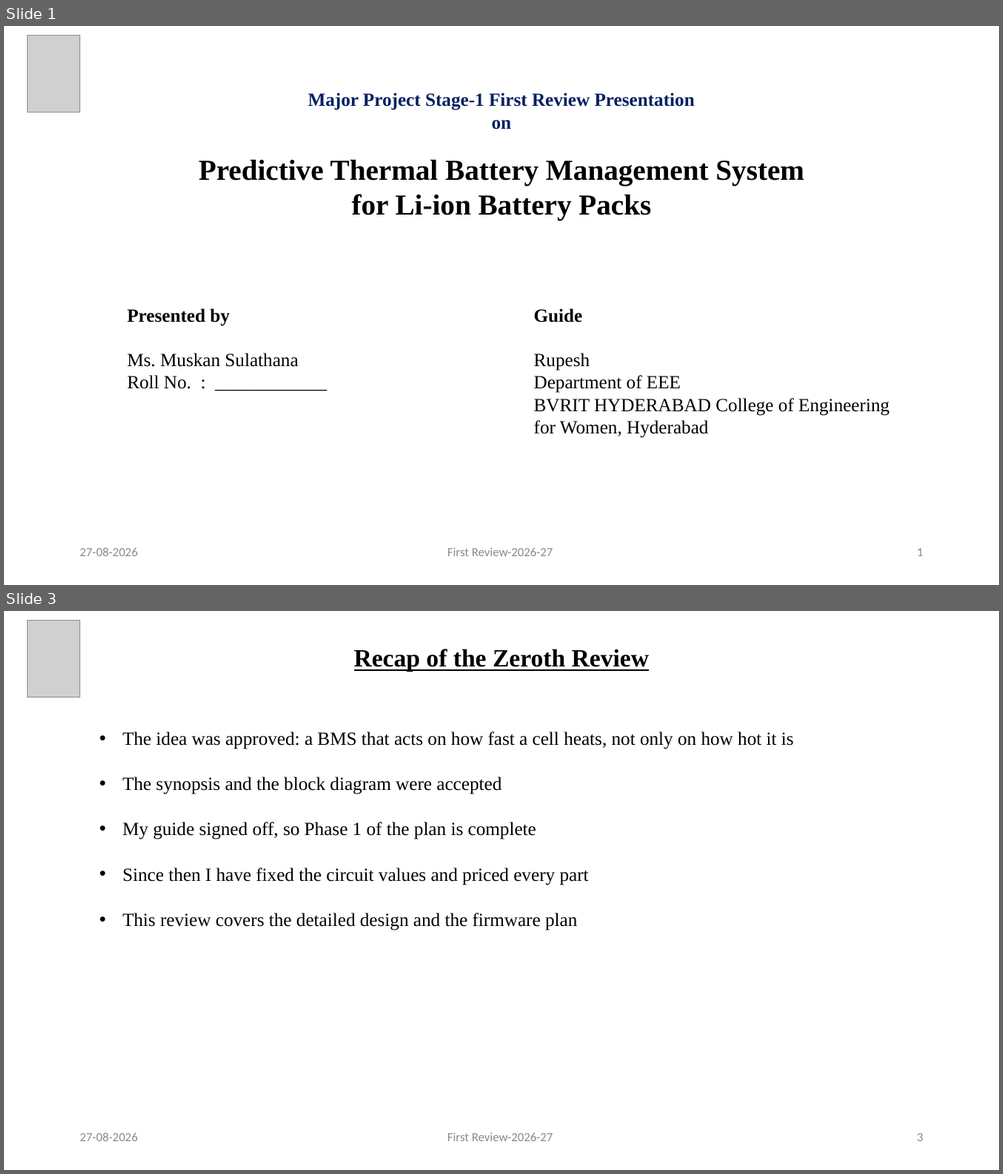
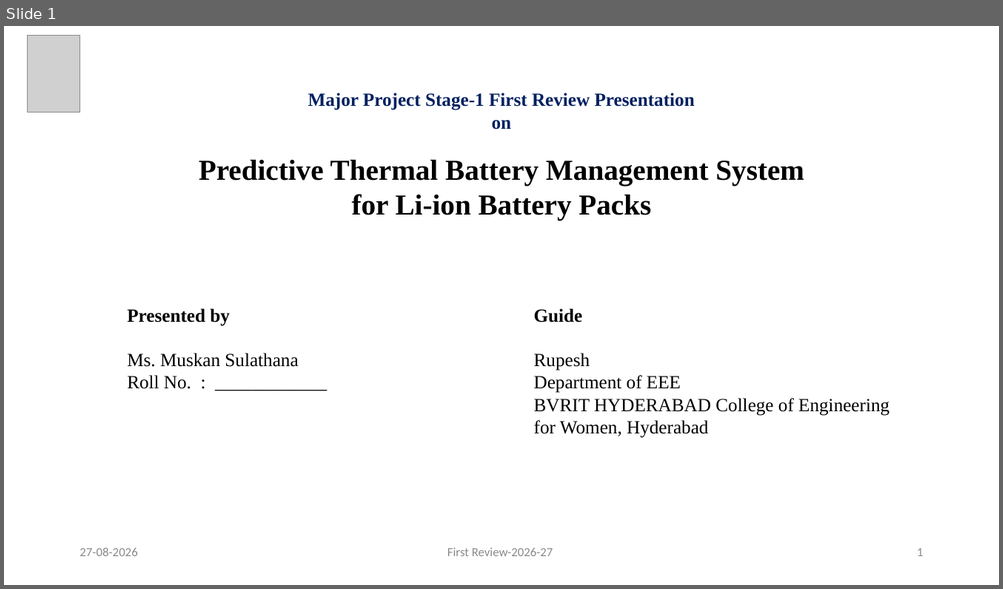
Before and after one commit to KiranPranay/moosi-bms, a slide deck: docs/reviews/first-review/Predictive_BMS_First_Review.pptx. Shown one above the other, each under a label of ours: slides 1 and 3 before the commit, slide 1 after it; the slides between them are not shown. The pictures are 1003x1174 and 1003x589 pixels, drawn with LibreOffice and Linux fonts; fonts in the diff are those of the drawing; grey boxes stand for pictures. Boxes give left, top, right and bottom in pixels: in the first picture for what was removed or moved away, otherwise in the second. Text is boxed around its words. In the diff, an @@ line names an element or a change of style, - is before the commit and + after.

```diff
--- a/docs/reviews/first-review/Predictive_BMS_First_Review.pptx
+++ b/docs/reviews/first-review/Predictive_BMS_First_Review.pptx
@@ slide 3 removed at (4,611,999,1170), background #FFFFFF @@
@@ picture removed at (27,620,80,698) @@
@@ text removed at (354,649,649,672) @@
-Recap of the Zeroth Review
@@ text removed at (122,732,794,931) @@
-• The idea was approved: a BMS that acts on how fast a cell heats, not only on how hot it is
-• The synopsis and the block diagram were accepted
-• My guide signed off, so Phase 1 of the plan is complete
-• Since then I have fixed the circuit values and priced every part
-• This review covers the detailed design and the firmware plan
@@ text removed at (79,1133,137,1142) @@
-27-08-2026
@@ text removed at (447,1133,553,1142) @@
-First Review-2026-27
@@ text removed at (916,1133,922,1142) @@
-3
```
Also in this commit, not shown: 19 slides changed, 27 other files.
